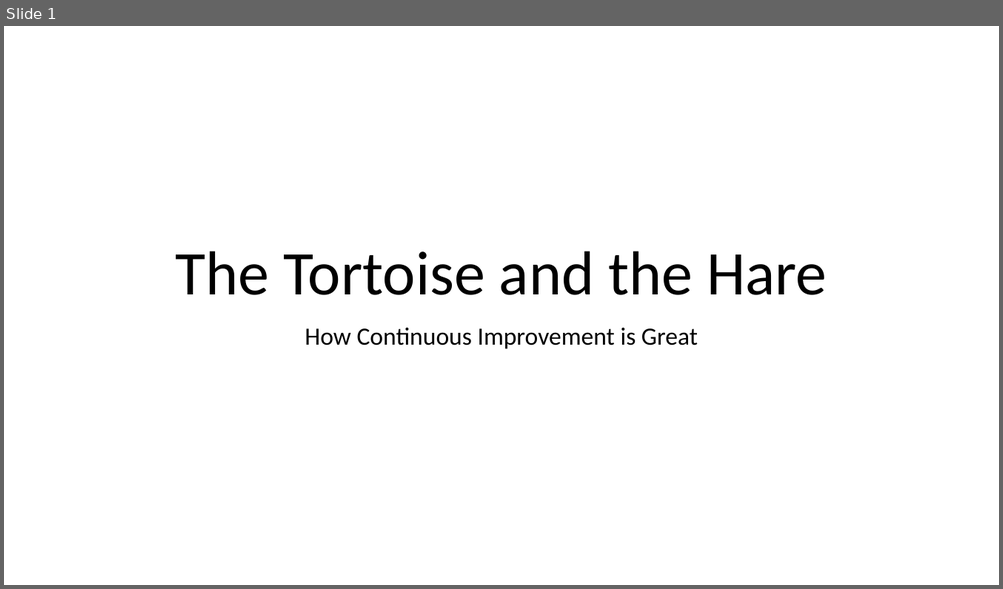
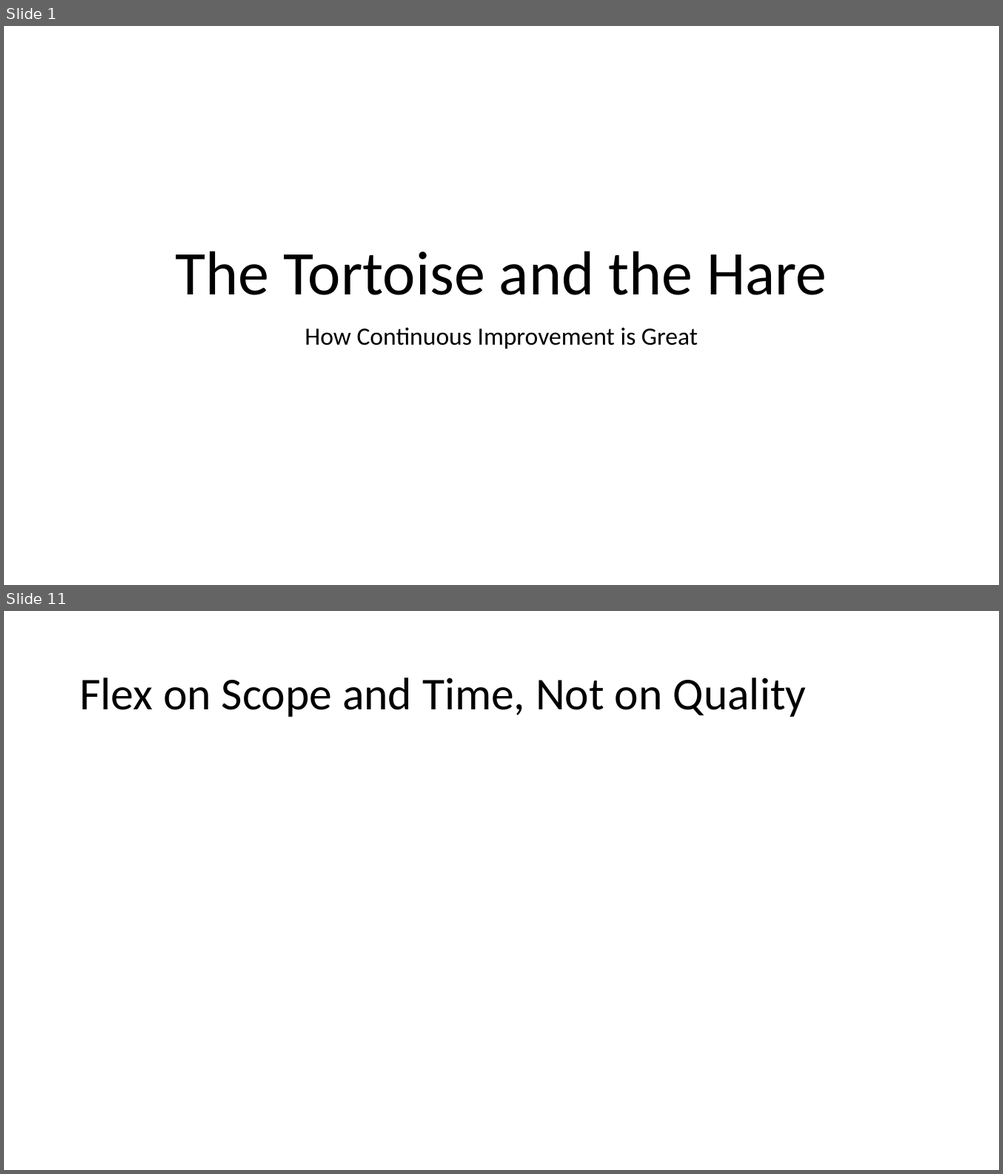
Before and after one commit to jugisahunk/presentations, a slide deck: tortoise-and-hare/tortoise-and-hare.pptx. Shown one above the other, each under a label of ours: slide 1 before the commit, slides 1 and 11 after it; the slides between them are not shown. The pictures are 1003x589 and 1003x1174 pixels, drawn with LibreOffice and Linux fonts; fonts in the diff are those of the drawing. Boxes give left, top, right and bottom in pixels: in the first picture for what was removed or moved away, otherwise in the second. Text is boxed around its words. In the diff, an @@ line names an element or a change of style, - is before the commit and + after.

```diff
--- a/tortoise-and-hare/tortoise-and-hare.pptx
+++ b/tortoise-and-hare/tortoise-and-hare.pptx
@@ slide 11 added at [4,611,999,1170], background #FFFFFF @@
@@ title added at [79,678,806,717], 44 pt, text #000000 @@
+Flex on Scope and Time, Not on Quality
```
Also in this commit, not shown: 28 other slides added, 1 other file.
